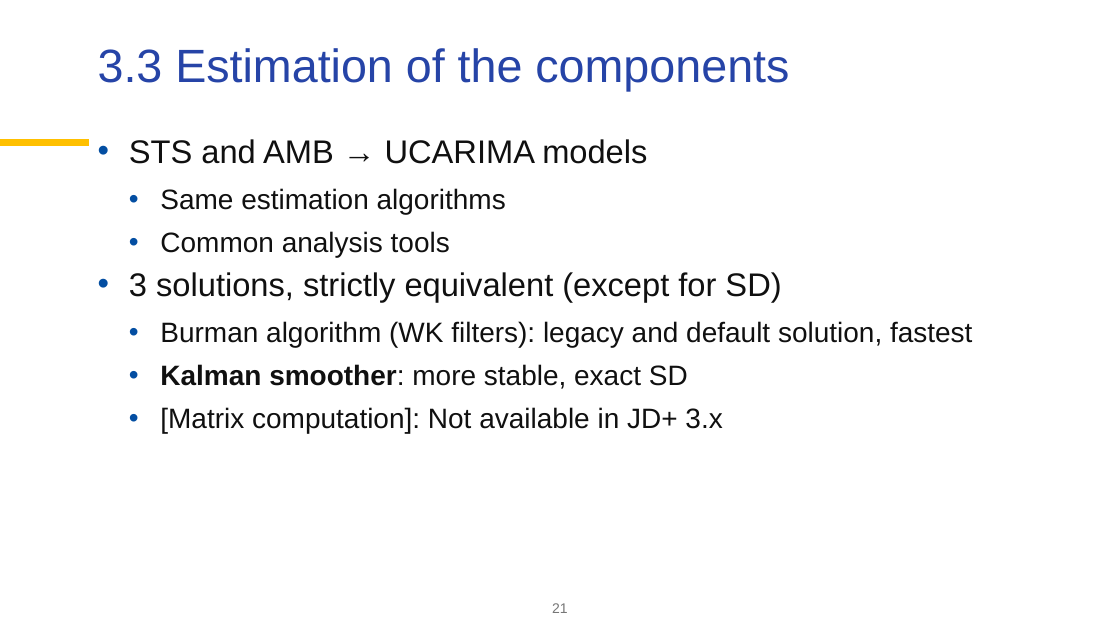
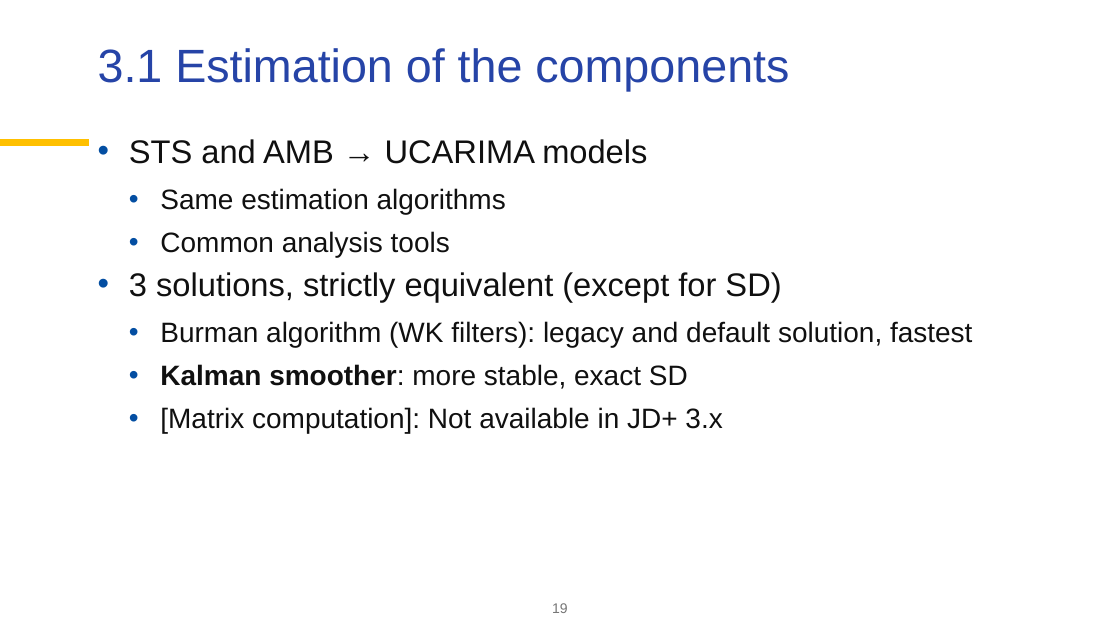
Before and after one commit to palatej/ESTP2026, a slide deck: slide 19 of 3.2 SEATS.pptx (slide 21 before the commit). Drawn at 1120x630 pixels with LibreOffice and Linux fonts; fonts in the diff are those of the drawing; background and template pictures are left out. Boxes give left, top, right and bottom in pixels: in the first picture for what was removed or moved away, otherwise in the second. Text is boxed around its words. In the diff, an @@ line names an element or a change of style, - is before the commit and + after.

```diff
--- a/3.2 SEATS.pptx
+++ b/3.2 SEATS.pptx
@@ title at bbox=[98, 48, 789, 91]: text changed @@
-3.3 Estimation of the components
+3.1 Estimation of the components
@@ page number at bbox=[552, 603, 568, 613]: text changed @@
-21
+19
```
Also in this commit, not shown: 5 other slides changed, 2 other files.
